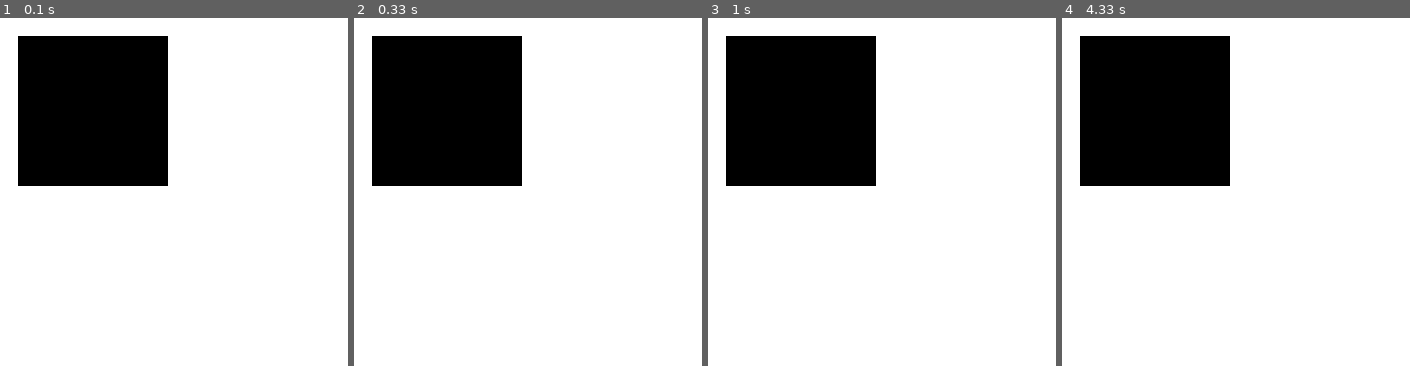
Above: before the commit, frames 1-4 (left to right).
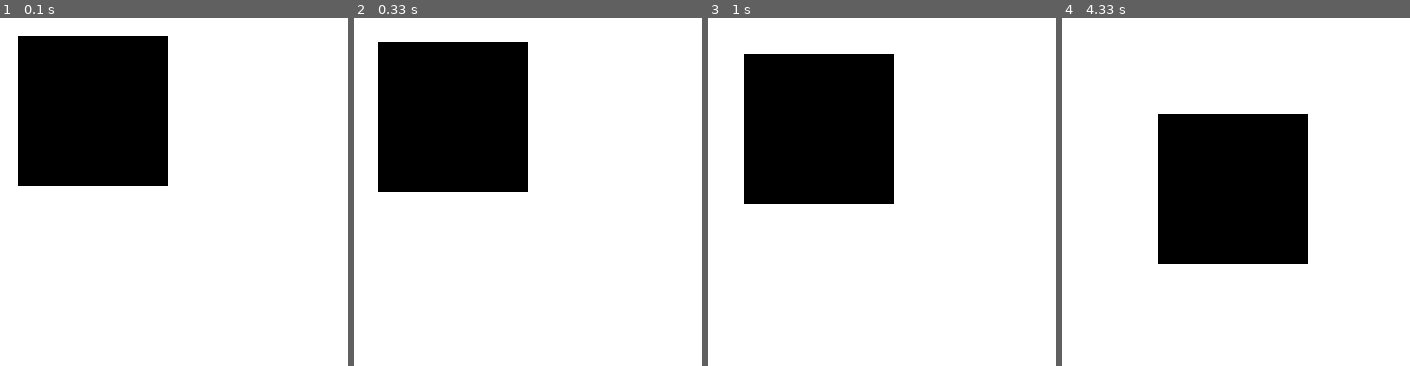
Above: after the commit, the same moments.

Repository: krejdlt22/pygame
Game: pygame game, started from src/main.py
Two runs of this game, one before a commit and one after it. Both use one fixed random seed, a clock stepped at 60 frames per second and the inputs below.
Inputs:
- Up to frame 1 (0.1 s): no input
- Up to frame 2 (0.33 s): no input
- Up to frame 3 (1 s): no input
- Up to frame 4 (4.33 s): no input

Frame 1 is identical in both runs. In frame 2, 2.9% of the frame differs, in the area x 5-50%, y 5-50%; in frame 3, 8.4%; in frame 4, 29%, in the area x 5-71%, y 5-71%.

Commit message:
Pohyblivý čtvereček

Diff:
--- a/src/main.py
+++ b/src/main.py
@@ -8,6 +8,10 @@
 
 # vytvoreni okna (stanoveni rozliseni)
 okno = pygame.display.set_mode((800, 600))
+
+# pocatecni hodnoty
+pozice_x = 200
+pozice_y = 100
 
 # vykreslovaci smycka
 while True:
@@ -21,13 +25,17 @@
             # vypnuti aplikace
             sys.exit()
 
+    # pohyb ctverecku
+    pozice_x += 0.1
+    pozice_y += 0.1
+
     # barva pozadi
     #           R    G    B
     okno.fill((255, 255, 255))
 
     # zobrazeni ctverecku
-    #                kde     barva      pozice   rozmery
-    pygame.draw.rect(okno, (0, 0, 0), (200, 100, 50, 50))
+    #                kde     barva           pozice        rozmery
+    pygame.draw.rect(okno, (0, 0, 0), (pozice_x, pozice_y, 50, 50))
 
     # refresh zobrazeni
     pygame.display.update()
